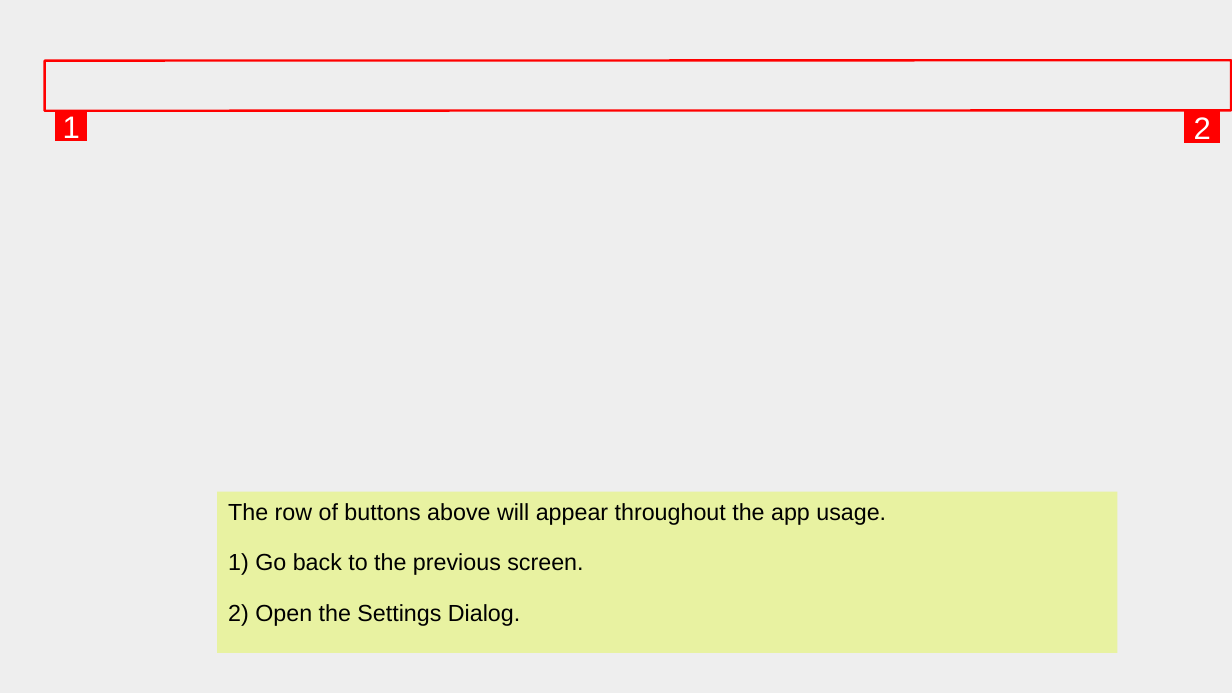
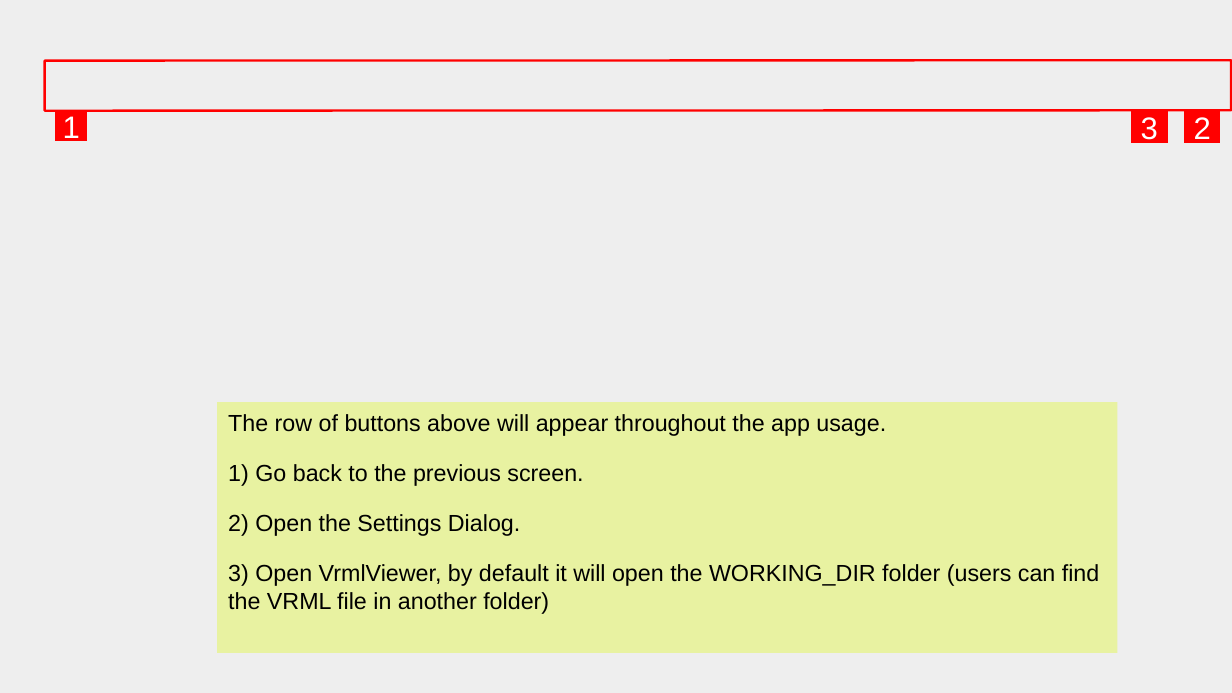
Before and after one commit to trungnguyenthien/gamos_qt_gui, a slide deck: slide 1 of UseGuide.pptx. Drawn at 1232x693 pixels with LibreOffice and Linux fonts; fonts in the diff are those of the drawing; background and template pictures are left out. Boxes give left, top, right and bottom in pixels: in the first picture for what was removed or moved away, otherwise in the second. Text is boxed around its words. In the diff, an @@ line names an element or a change of style, - is before the commit and + after.

```diff
--- a/UseGuide.pptx
+++ b/UseGuide.pptx
@@ rectangle added at bbox=[1133, 111, 1168, 142], fill #FF0000, outline #FF0000 0.75 pt, 20 pt, text #FFFFFF @@
+3
@@ rectangle "The row of buttons above ...": place and size @@
-rectangle "The row of buttons above ..." at bbox=[217, 492, 1118, 653]
+rectangle "The row of buttons above ..." at bbox=[217, 402, 1117, 653]
@@ text in rectangle at bbox=[228, 564, 1099, 614]: paragraph added @@
+3) Open VrmlViewer, by default it will open the WORKING_DIR folder (users can find the VRML file in another folder)
```
Also in this commit, not shown: 1 other slide changed, 1 slide added, 1 other file.
